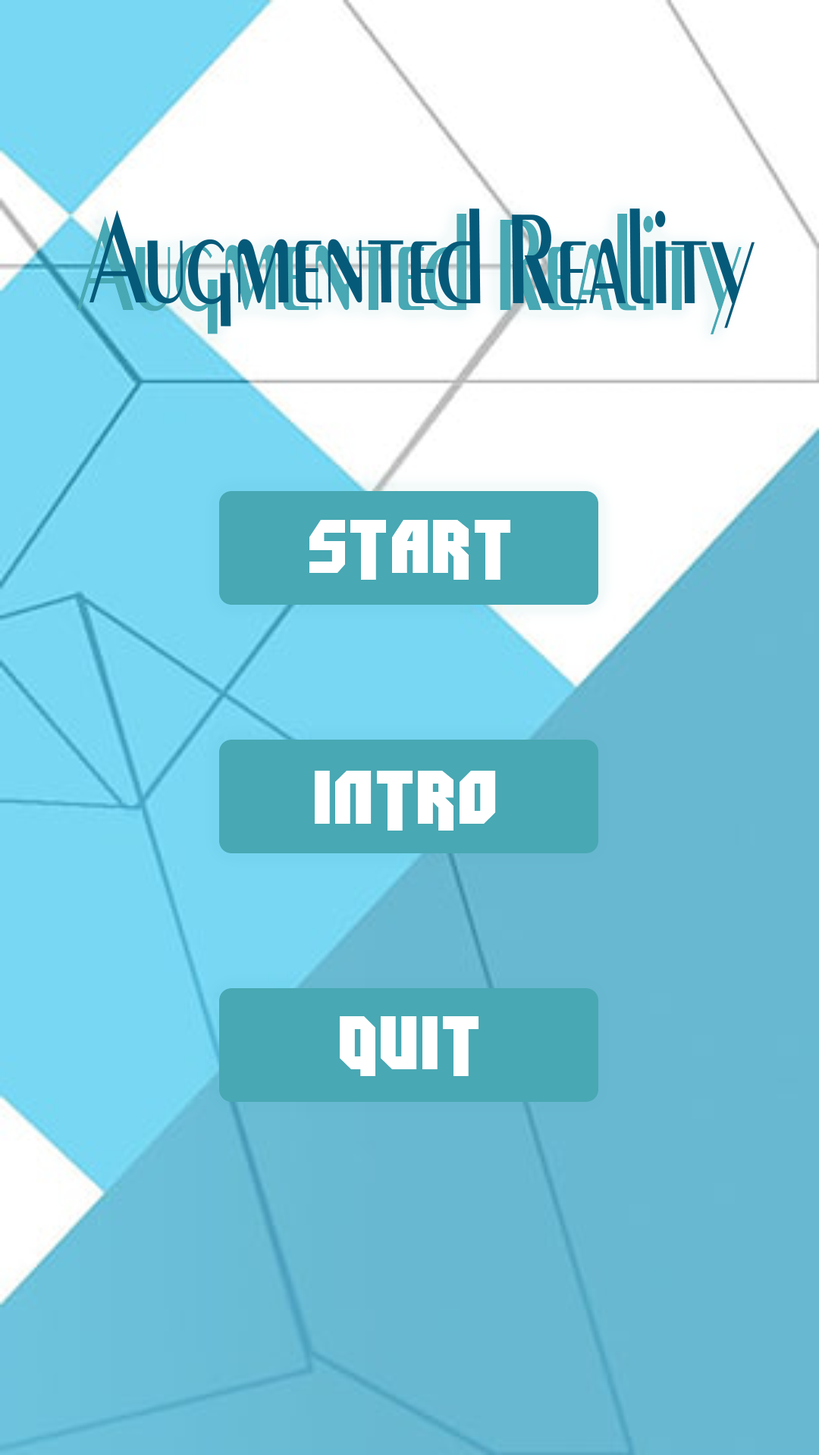
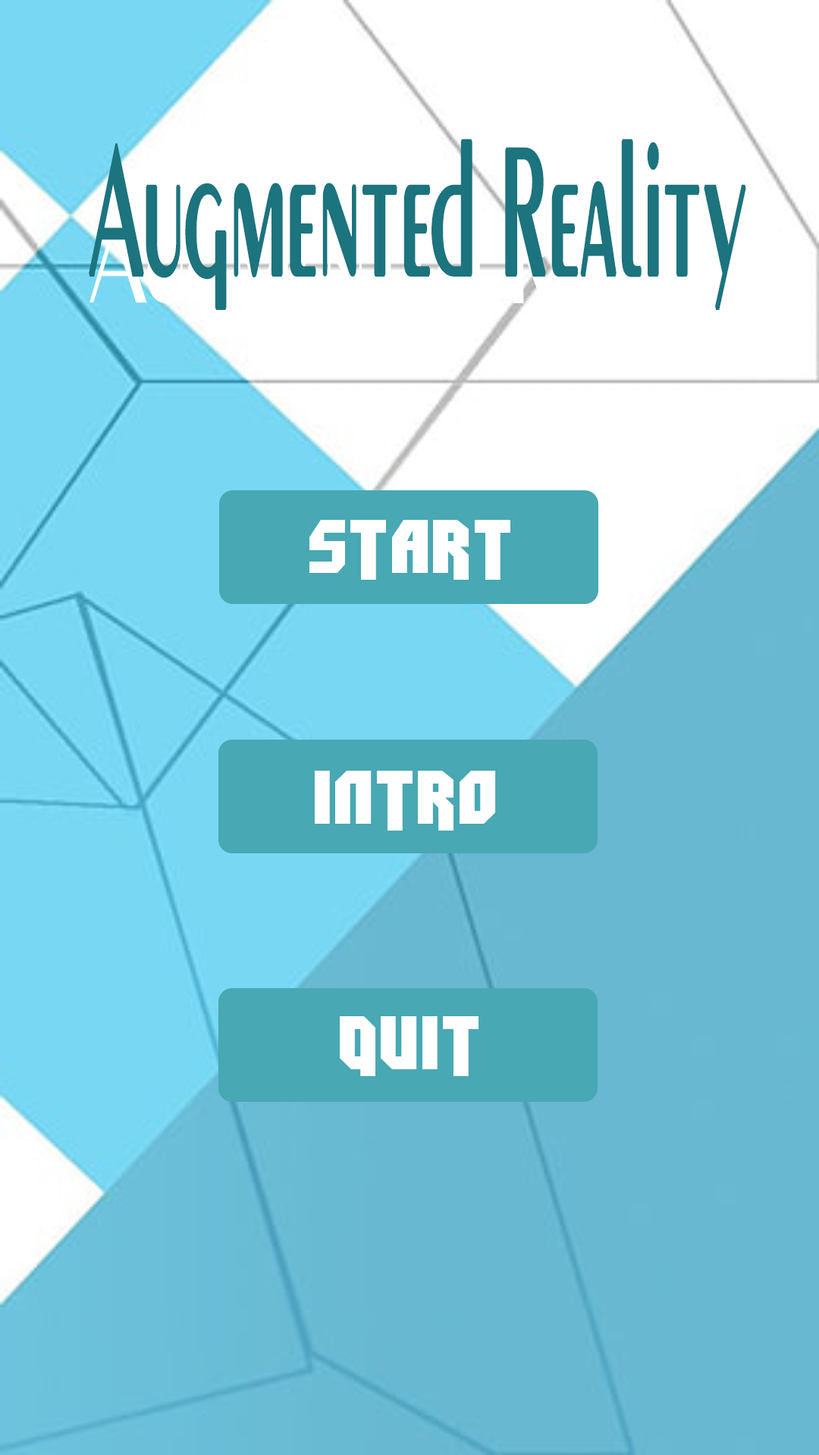
Before/after of a 819 x 1455 layered artwork. What changed in the layer stack:
added layer "Augmented Reality" above "START" over 88, 138, 746, 311
renamed "Layer 2" to "Rounded Rectangle 1", painted on it over 69, 196, 755, 1109
